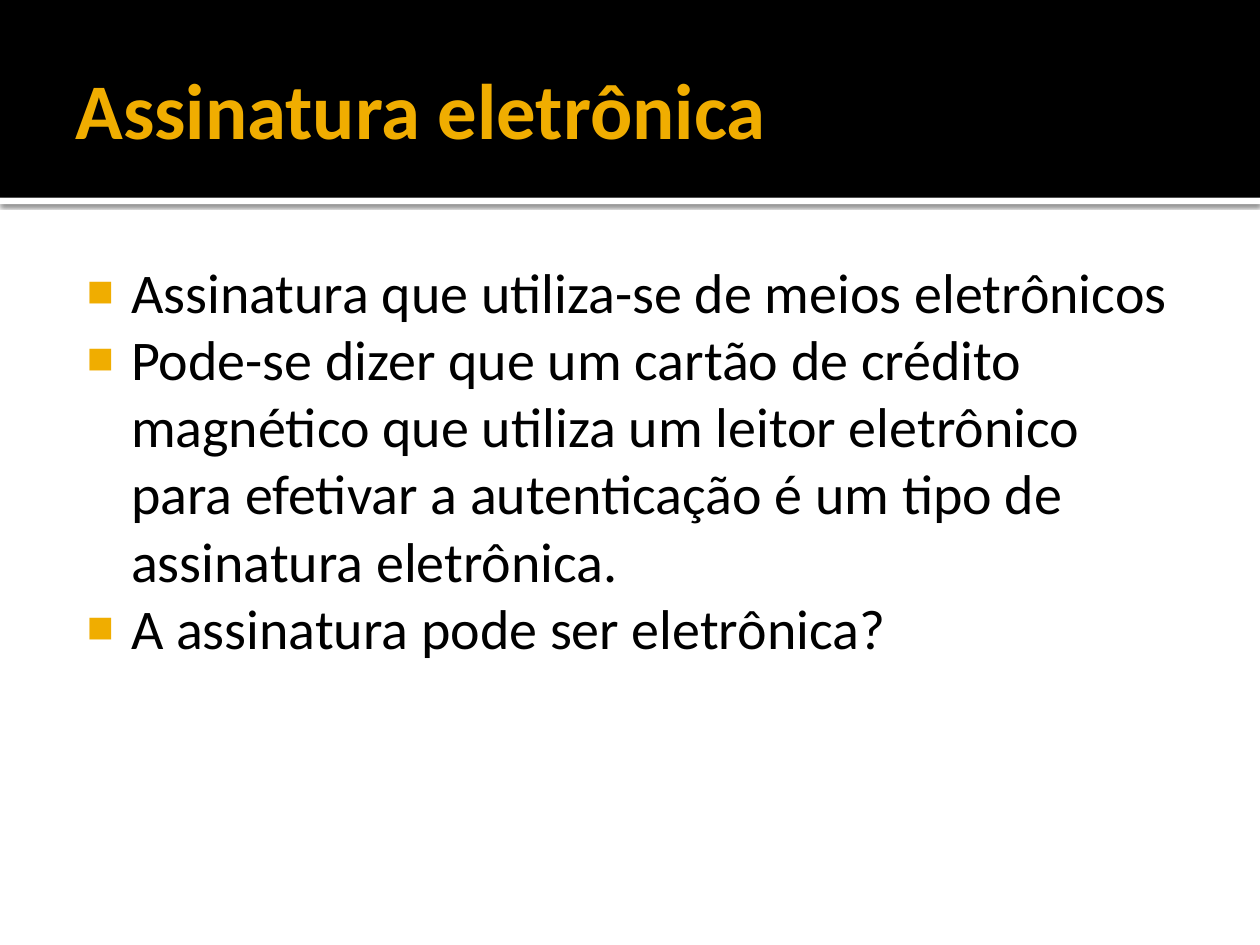
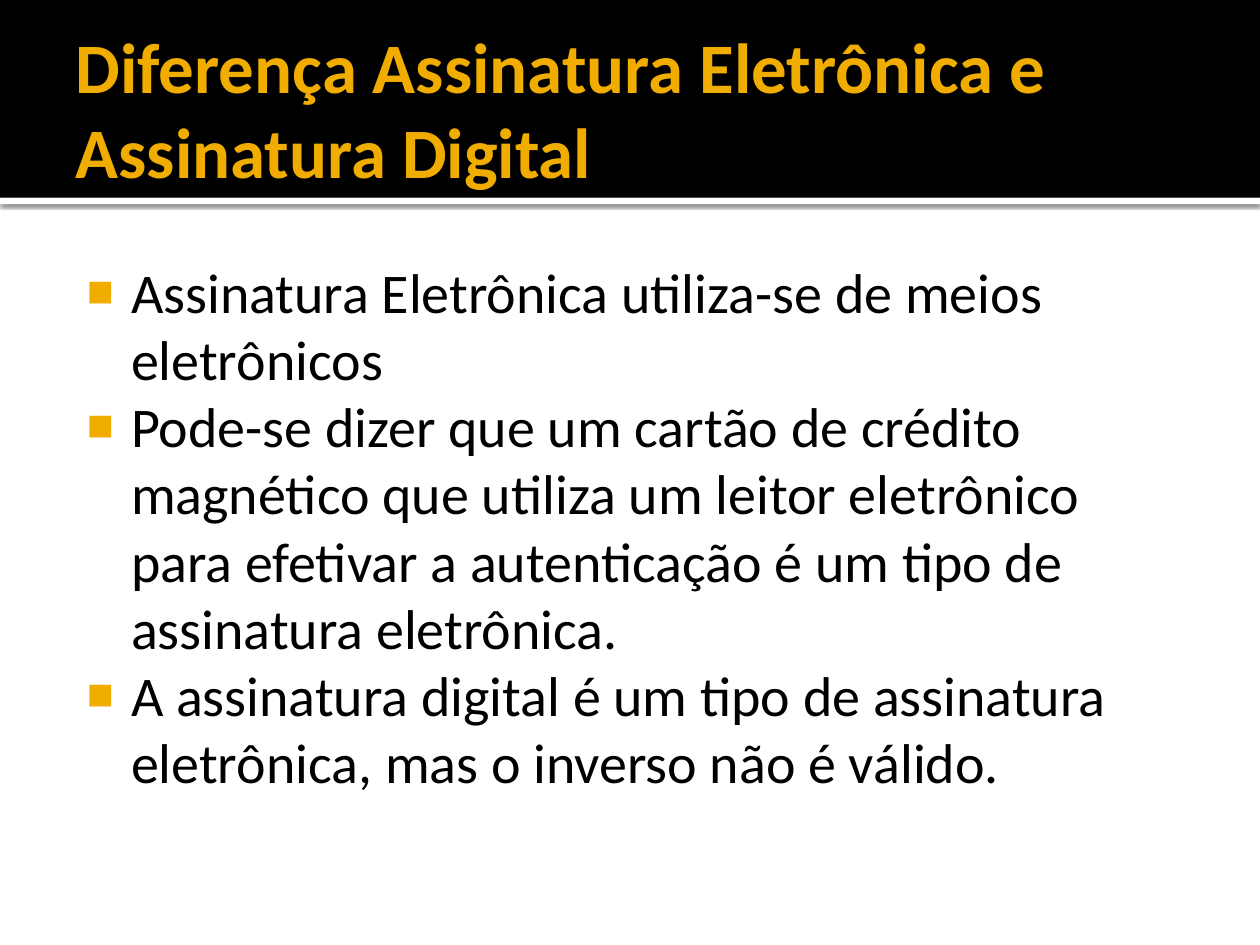
Before and after one commit to rayu1988/svn-jeanbruno, a slide deck: slide 5 of DOCS/TCC/5 - APRESENTAÇÃO.pptx (slide 3 before the commit). Drawn at 1260x945 pixels with LibreOffice and Linux fonts; fonts in the diff are those of the drawing. Boxes give left, top, right and bottom in pixels: in the first picture for what was removed or moved away, otherwise in the second. Text is boxed around its words. In the diff, an @@ line names an element or a change of style, - is before the commit and + after.

```diff
--- a/DOCS/TCC/5 - APRESENTAÇÃO.pptx
+++ b/DOCS/TCC/5 - APRESENTAÇÃO.pptx
@@ title at (76, 43, 1045, 190): text changed; size 45 to 40.5 pt @@
-Assinatura eletrônica
+Diferença Assinatura Eletrônica e Assinatura Digital
@@ text at (131, 274, 1042, 381): text changed @@
-■ Assinatura que utiliza-se de meios eletrônicos
+■ Assinatura Eletrônica utiliza-se de meios eletrônicos
@@ text at (131, 677, 1106, 790): text changed @@
-■ A assinatura pode ser eletrônica?
+■ A assinatura digital é um tipo de assinatura eletrônica, mas o inverso não é válido.
```
Also in this commit, not shown: 13 other slides changed, 10 slides added, 5 slides removed.
